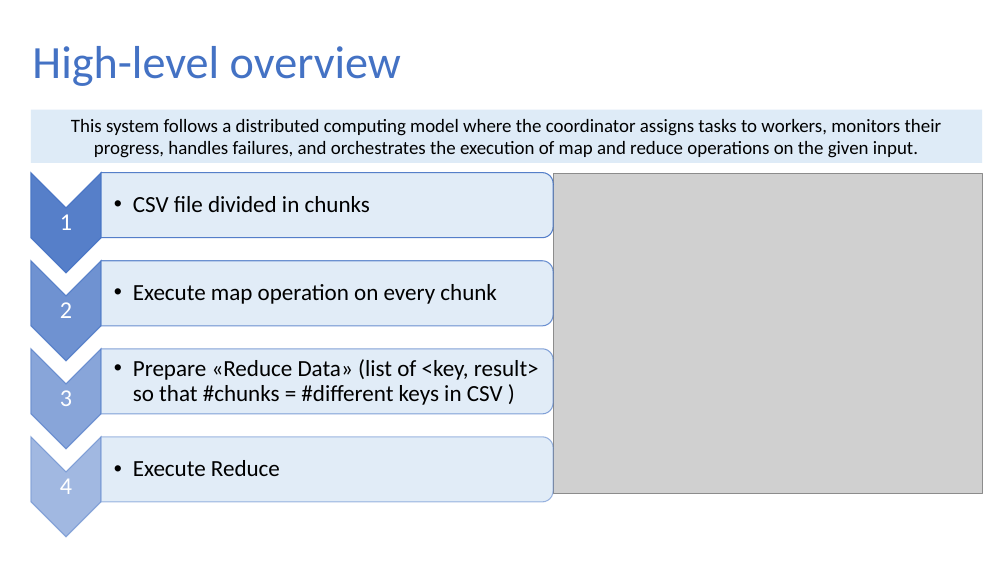
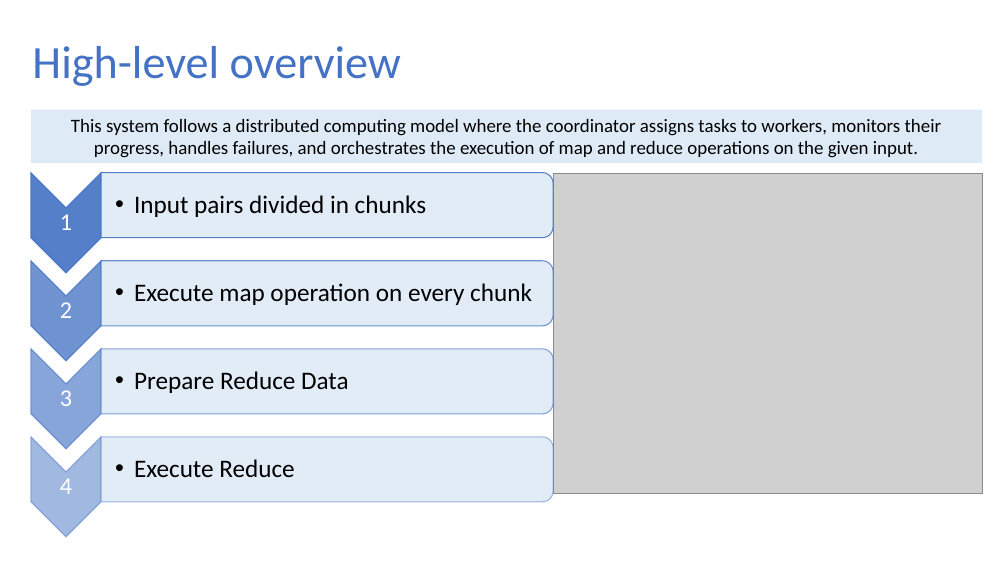
Before and after one commit to smn07/DataFlowPlatform_DSproject, a slide deck: slide 3 of progettods.pptx. Drawn at 1008x567 pixels with LibreOffice and Linux fonts; fonts in the diff are those of the drawing; grey boxes stand for pictures. Boxes give left, top, right and bottom in pixels: in the first picture for what was removed or moved away, otherwise in the second. Text is boxed around its words. In the diff, an @@ line names an element or a change of style, - is before the commit and + after.

```diff
--- a/progettods.pptx
+++ b/progettods.pptx
@@ text at (x1=134, y1=195, x2=426, y2=217): text changed; size 22 to 24 pt @@
-  •• CSV file divided in chunks
+  • Input pairs divided in chunks
@@ text "Execute map operation on every ..." at (x1=134, y1=283, x2=532, y2=305): size 22 to 24 pt; bullet •• to • @@
@@ text at (x1=134, y1=371, x2=349, y2=393): text changed; size 22 to 24 pt @@
-  •• Prepare «Reduce Data» (list of <key, result> so that #chunks = #different keys in CSV )
+  • Prepare Reduce Data
@@ text "Execute Reduce" at (x1=134, y1=459, x2=294, y2=477): size 22 to 24 pt; bullet •• to • @@
```
Also in this commit, not shown: 1 other slide changed, 6 other files.
